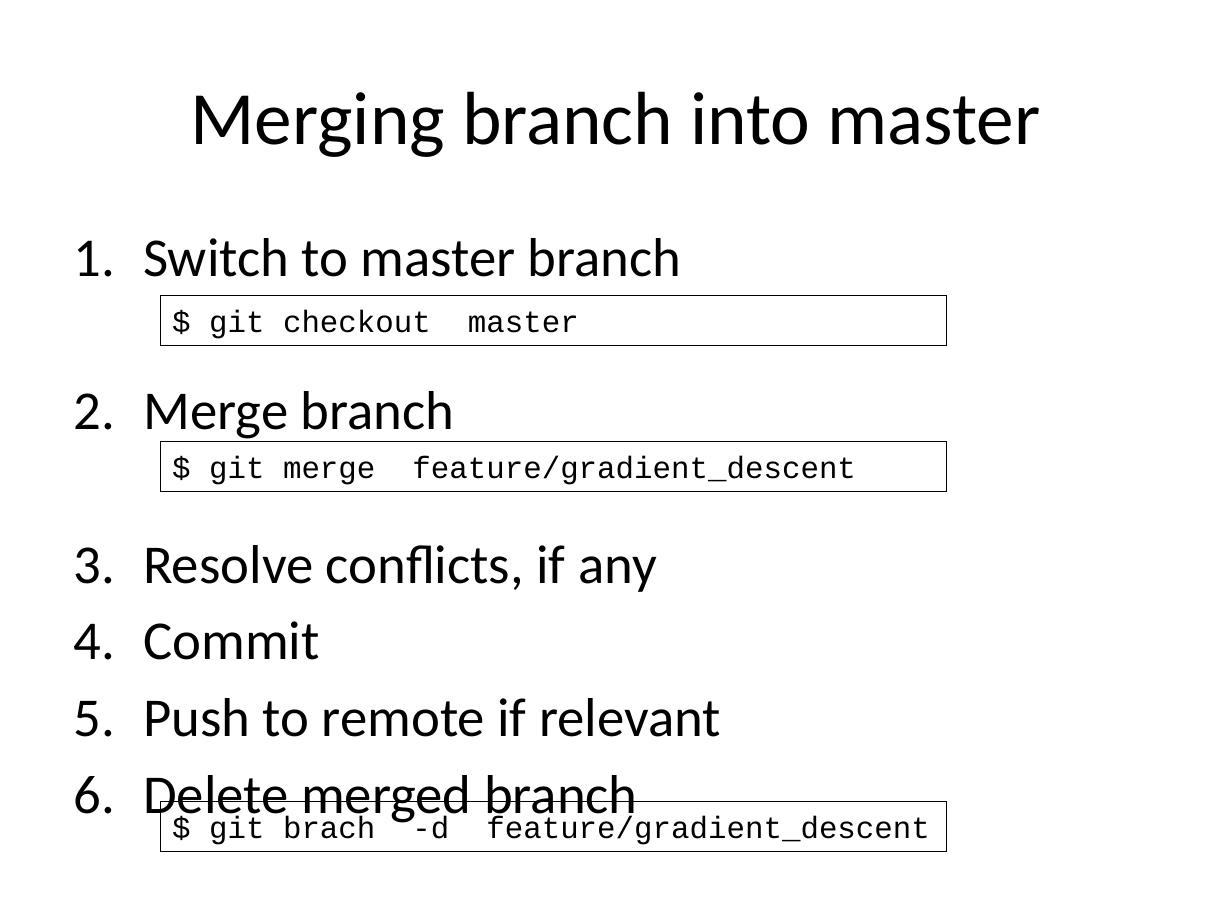
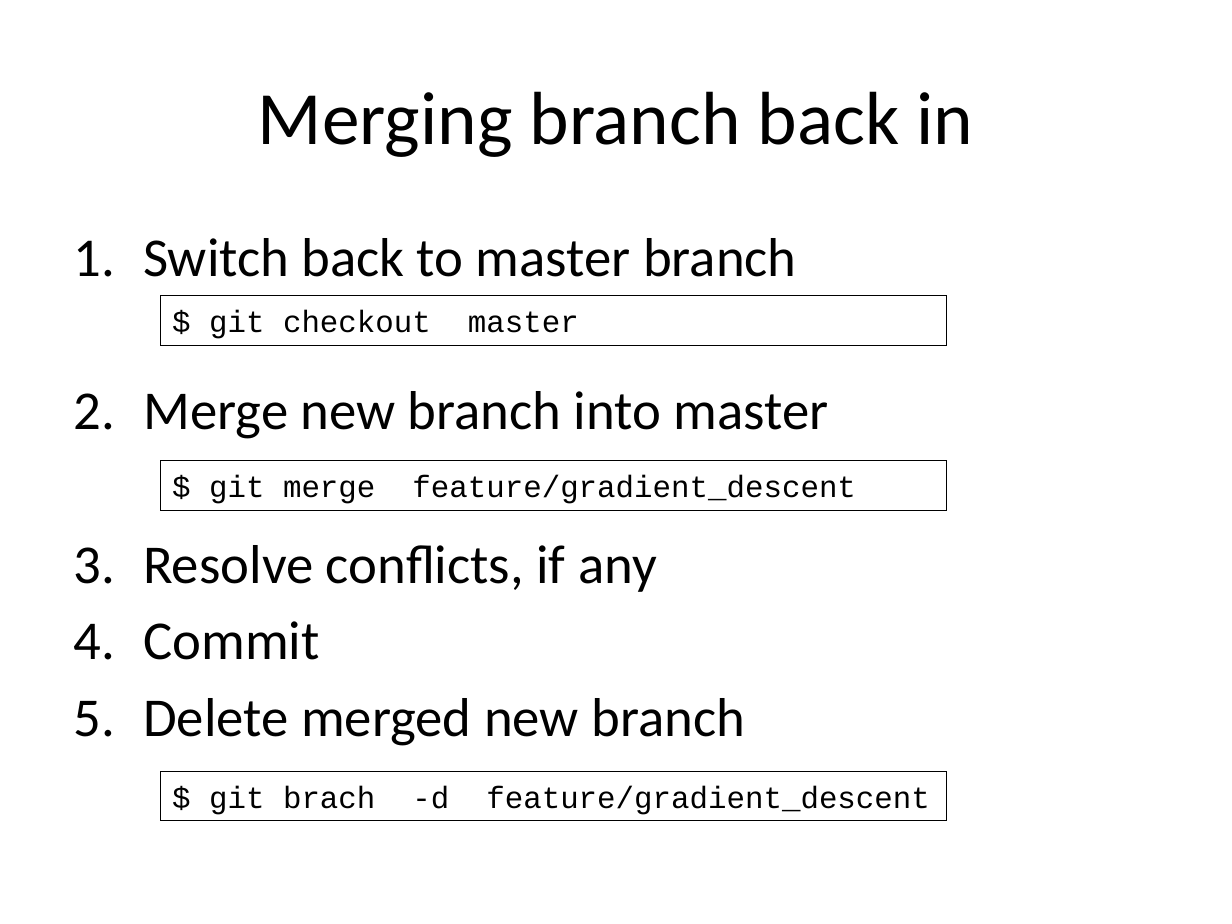
Before and after one commit to gjbex/training-material, a slide deck: slide 40 of LinuxTools/VersionControl/version_control_git.pptx (slide 38 before the commit). Drawn at 1232x924 pixels with LibreOffice and Linux fonts; fonts in the diff are those of the drawing. Boxes give left, top, right and bottom in pixels: in the first picture for what was removed or moved away, otherwise in the second. Text is boxed around its words. In the diff, an @@ line names an element or a change of style, - is before the commit and + after.

```diff
--- a/LinuxTools/VersionControl/version_control_git.pptx
+++ b/LinuxTools/VersionControl/version_control_git.pptx
@@ title at box(258, 91, 973, 157): text changed @@
-Merging branch into master
+Merging branch back in
@@ text at box(143, 238, 829, 439): text changed @@
-1. Switch to master branch
-2. Merge branch
+1. Switch back to master branch
+2. Merge new branch into master
@@ rectangle "$ git merge feature/gradient_descent": place and size @@
-rectangle "$ git merge feature/gradient_descent" at box(160, 441, 946, 490)
+rectangle "$ git merge feature/gradient_descent" at box(160, 461, 946, 510)
@@ text at box(143, 698, 745, 746): text changed @@
-5. Push to remote if relevant
-6. Delete merged branch
+5. Delete merged new branch
@@ rectangle "$ git brach -d feature/gradient_descent": place and size @@
-rectangle "$ git brach -d feature/gradient_descent" at box(160, 802, 946, 851)
+rectangle "$ git brach -d feature/gradient_descent" at box(160, 771, 946, 821)
```
Also in this commit, not shown: 14 other slides changed, 3 slides added.
